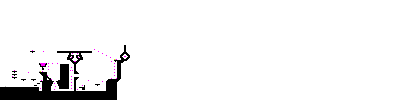
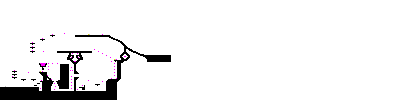
Layered file, before and after one edit (400 × 100). Changes by layer:
painted on "Background" over 30, 33, 171, 62
